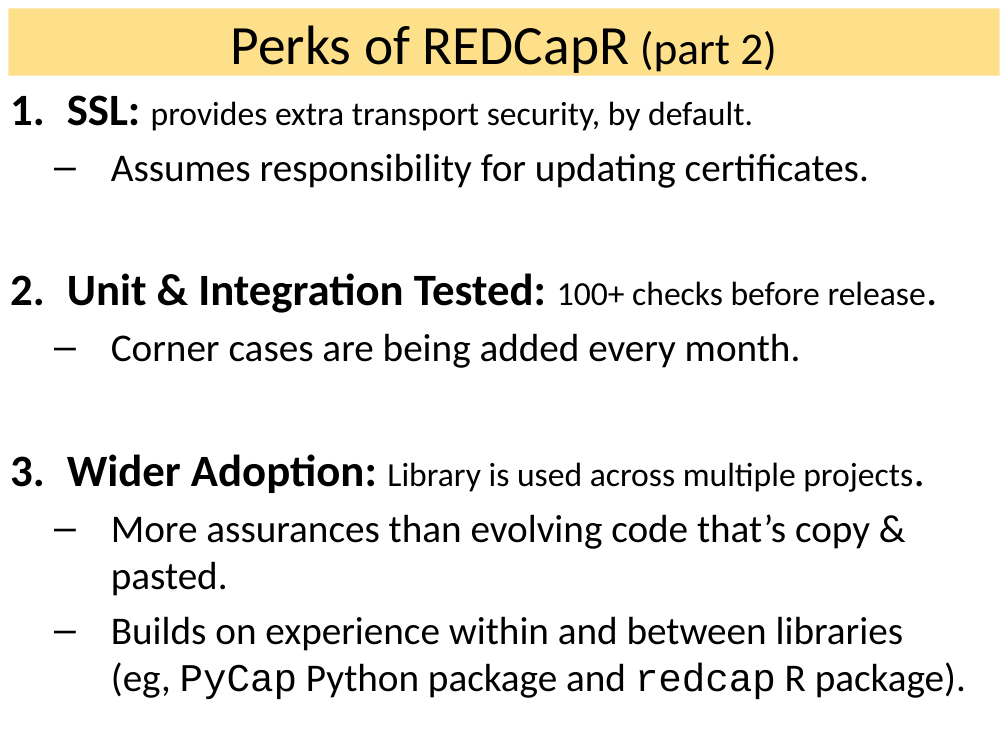
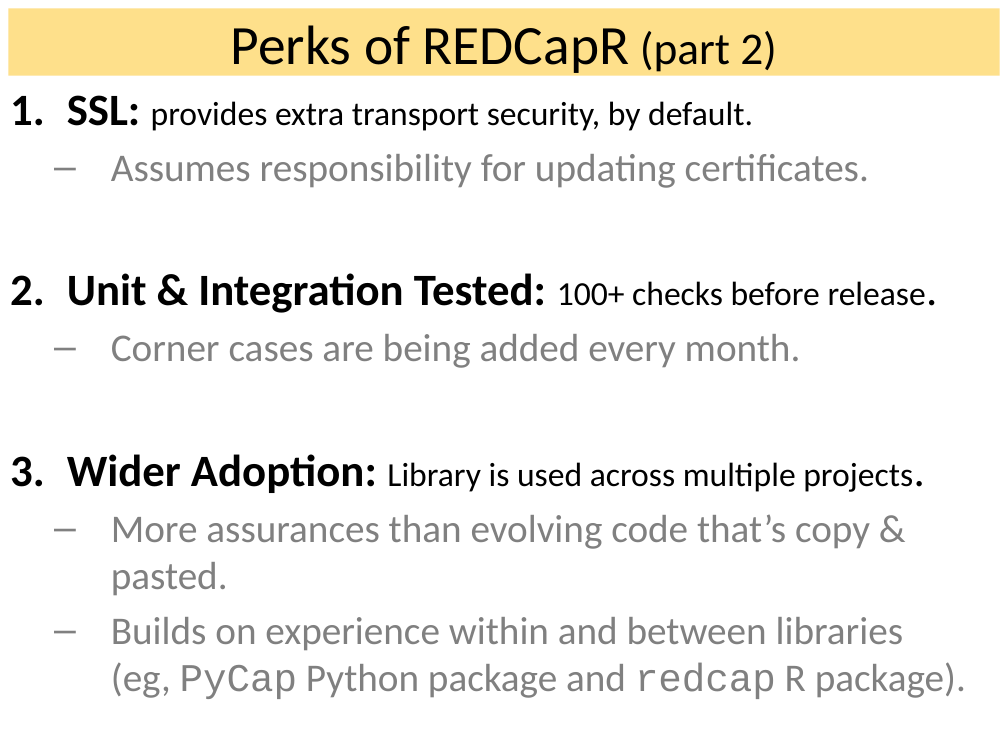
Before and after one commit to OuhscBbmc/StatisticalComputing, a slide deck: slide 32 of 2014_Presentations/09_September/LiterateProgrammingPatternsAndPracticesWithREDCap.pptx (slide 30 before the commit). Drawn at 1008x756 pixels with LibreOffice and Linux fonts; fonts in the diff are those of the drawing. Boxes give left, top, right and bottom in pixels: in the first picture for what was removed or moved away, otherwise in the second. Text is boxed around its words. In the diff, an @@ line names an element or a change of style, - is before the commit and + after.

```diff
--- a/2014_Presentations/09_September/LiterateProgrammingPatternsAndPracticesWithREDCap.pptx
+++ b/2014_Presentations/09_September/LiterateProgrammingPatternsAndPracticesWithREDCap.pptx
@@ text at [111,154,966,699]: text colour #000000 to #808080 in "Assumes responsibility for updating certificates.", "Corner cases are being added every month.", "More assurances than evolving code that’s copy ...", "Builds on experience within and between libraries ..." @@
```
Also in this commit, not shown: 10 other slides changed, 7 slides added.
